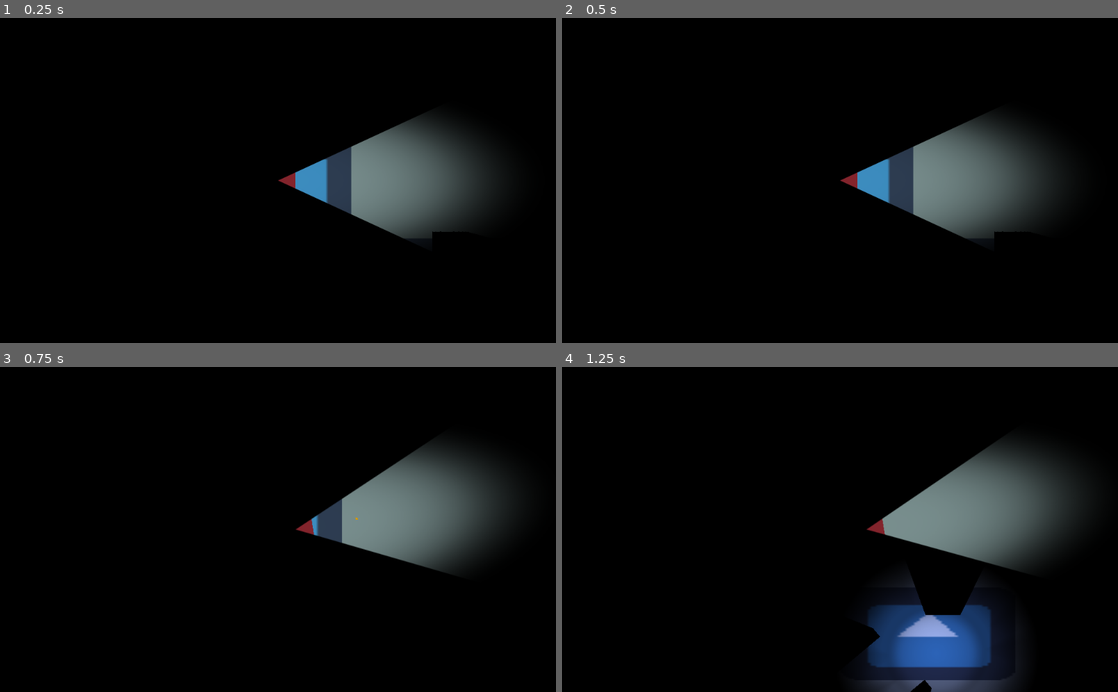
Above: before the commit, frames 1-4 (two rows, left to right).
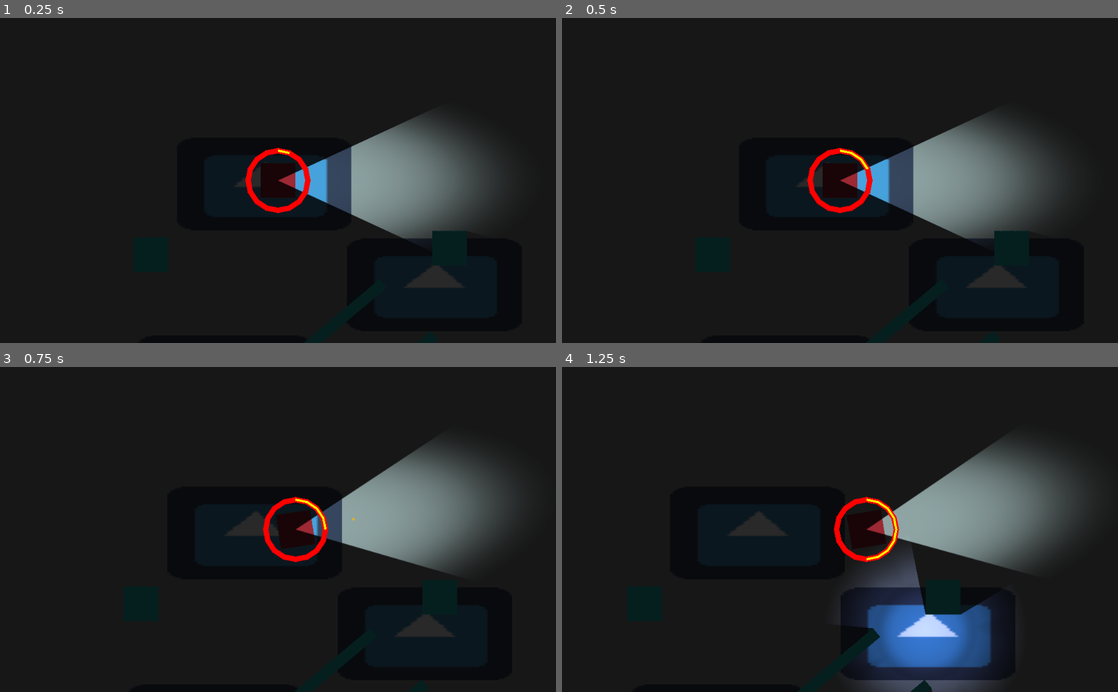
Above: after the commit, the same moments.

Repository: ghfox/overheadpoc
Game: Godot game, scene res://Scn/Room.tscn
Same seed, same stepped clock (60 frames per second), same inputs: the game is played once before the commit and once after it. The engine's default icon, where the game draws it, is replaced by a stand-in: a white triangle on a blue panel in a dark square.
Inputs (mouse positions are in pixels of both pictures, inside the frame that each line leads up to):
- Up to frame 1 (0.25 s): no input
- Up to frame 2 (0.5 s): no input
- Up to frame 3 (0.75 s): tap Enter at 0.5 s; move the mouse to (400, 513) at 0.52 s; hold D from 0.53 s (still down); click (400, 513) at 0.6 s
- Up to frame 4 (1.25 s): keep holding D

The runs differ from the first frame. In frame 1, 10% of the frame differs, in the area x 24-90%, y 39-100%; in frame 2, 10%; in frame 3, 10%; in frame 4, 13%, in the area x 11-83%, y 39-100%.

Commit message:
reload anims

Diff:
--- /dev/null
+++ b/Scn/ReloadAnim.tscn
@@ -0,0 +1,9 @@
+[gd_scene load_steps=2 format=2]
+
+[ext_resource path="res://Scr/ReloadAnim.gd" type="Script" id=1]
+
+[node name="ReloadAnim" type="Node2D"]
+script = ExtResource( 1 )
+
+[node name="Timer" type="Timer" parent="."]
+one_shot = true
--- a/Scn/Room.tscn
+++ b/Scn/Room.tscn
@@ -1,10 +1,11 @@
-[gd_scene load_steps=6 format=2]
+[gd_scene load_steps=7 format=2]
 
 [ext_resource path="res://Scn/Player.tscn" type="PackedScene" id=1]
 [ext_resource path="res://Scn/Wall.tscn" type="PackedScene" id=2]
 [ext_resource path="res://Spr/background.png" type="Texture" id=3]
 [ext_resource path="res://icon.png" type="Texture" id=4]
 [ext_resource path="res://Scn/BlinkingLight.tscn" type="PackedScene" id=5]
+[ext_resource path="res://Scn/ReloadAnim.tscn" type="PackedScene" id=6]
 
 [node name="Room" type="Node2D"]
 
@@ -30,25 +31,25 @@
 scale = Vector2( 5.02537, 2.66855 )
 texture = ExtResource( 4 )
 
-[node name="Walls" type="Node2D" parent="."]
+[node name="Wall" type="Node2D" parent="."]
 
-[node name="Wall" parent="Walls" instance=ExtResource( 2 )]
+[node name="Wall" parent="Wall" instance=ExtResource( 2 )]
 position = Vector2( 729.176, 262.246 )
 
-[node name="Wall2" parent="Walls" instance=ExtResource( 2 )]
+[node name="Wall2" parent="Wall" instance=ExtResource( 2 )]
 position = Vector2( 179.222, 274.26 )
 
-[node name="Wall3" parent="Walls" instance=ExtResource( 2 )]
+[node name="Wall3" parent="Wall" instance=ExtResource( 2 )]
 position = Vector2( 503.71, 413.922 )
 rotation = -0.698505
 scale = Vector2( 4.21804, -0.32468 )
 
-[node name="Wall4" parent="Walls" instance=ExtResource( 2 )]
+[node name="Wall4" parent="Wall" instance=ExtResource( 2 )]
 position = Vector2( 598.864, 509.149 )
 rotation = -0.698505
 scale = Vector2( 4.21804, -0.32468 )
 
-[node name="Wall5" parent="Walls" instance=ExtResource( 2 )]
+[node name="Wall5" parent="Wall" instance=ExtResource( 2 )]
 position = Vector2( 364.105, 604.244 )
 rotation = -0.0226519
 scale = Vector2( 4.21804, -0.32468 )
@@ -59,7 +60,7 @@
 [node name="Lights" type="Node2D" parent="."]
 
 [node name="BlinkingLight2" parent="Lights" instance=ExtResource( 5 )]
-position = Vector2( 724.288, 369.057 )
+position = Vector2( 704.071, 328.624 )
 scale = Vector2( 0.379221, 0.370944 )
 
 [node name="BlinkingLight" parent="Lights" instance=ExtResource( 5 )]
@@ -67,4 +68,10 @@
 scale = Vector2( 0.379221, 0.370944 )
 
 [node name="CanvasModulate" type="CanvasModulate" parent="."]
-color = Color( 0.00392157, 0.00392157, 0.00392157, 1 )
+color = Color( 0.164706, 0.164706, 0.164706, 1 )
+
+[node name="LayerUnMod" type="CanvasLayer" parent="."]
+follow_viewport_enable = true
+
+[node name="ReloadAnim" parent="LayerUnMod" instance=ExtResource( 6 )]
+position = Vector2( 574.387, 123.678 )
--- a/Scn/Wall.tscn
+++ b/Scn/Wall.tscn
@@ -1,12 +1,12 @@
 [gd_scene load_steps=4 format=2]
 
-[ext_resource path="res://Spr/sqr_black.png" type="Texture" id=1]
+[ext_resource path="res://Spr/sqr_blue.png" type="Texture" id=1]
 
 [sub_resource type="RectangleShape2D" id=1]
 extents = Vector2( 32, 32 )
 
 [sub_resource type="OccluderPolygon2D" id=2]
-polygon = PoolVector2Array( -32, -32, 32, -32, 32, 32, -32, 32 )
+polygon = PoolVector2Array( -32, 32, 32, 32, 32, -32, -32, -32 )
 
 [node name="Wall" type="Node2D"]
 
@@ -16,8 +16,6 @@
 shape = SubResource( 1 )
 
 [node name="Sprite" type="Sprite" parent="."]
-position = Vector2( 0, 0.794594 )
-scale = Vector2( 1, 0.987584 )
 texture = ExtResource( 1 )
 
 [node name="LightOccluder2D" type="LightOccluder2D" parent="Sprite"]
--- a/Scr/Player.gd
+++ b/Scr/Player.gd
@@ -2,13 +2,16 @@
 
 var move = Vector2(0,0)
 var playerBullet = preload("res://Scn/PlayerBullet.tscn")
+var reloadAnim = preload("res://Scn/ReloadAnim.tscn")
 
 var focusAbilityPressed = false
 
 func _ready():
+	Inventory.player = self
 	print(Inventory.pack)
 	print(Inventory.pocket)
 	print(Inventory.hand)
+
 func _process(_delta):
 	rotation = Controller.getCursorAngle(get_global_position(),get_global_mouse_position())
 	move = Controller.getMove() * (StatStore.MAX_SPEED)
@@ -32,8 +35,15 @@
 func _input(_event):
 	if(Input.is_action_just_pressed(Controller.actionFocusAbility)):
 		focusActive()
-	if(Input.is_action_just_released(Controller.actionFocusAbility)):
+	elif(Input.is_action_just_released(Controller.actionFocusAbility)):
 		focusInactive()
+	elif(Input.is_action_just_pressed(Controller.actionReload)):
+		reload()
+
+func reload():
+	print("reload")
+	var reload = reloadAnim.instance()
+	get_parent().get_node("LayerUnMod").add_child(reload)
 
 func focusActive():
 	Engine.time_scale = 0.5
--- a/Scr/PlayerBullet.gd
+++ b/Scr/PlayerBullet.gd
@@ -19,3 +19,4 @@
 
 func _on_Timer_timeout():
 	get_parent().remove_child(self)
+	call_deferred("free")
--- /dev/null
+++ b/Scr/ReloadAnim.gd
@@ -0,0 +1,45 @@
+extends Node2D
+
+var segs = 16.0
+var pointsArcOuter = PoolVector2Array()
+var pointsArcInner = []
+var time = 2.5
+var complete = 0
+var incolor = Color.yellow
+
+func _ready():
+	$Timer.start(time)
+	var center = Vector2(0,0)
+	for i in range(segs+1):
+		var angle_point = deg2rad(i * 360 / (segs) - 90)
+		pointsArcOuter.insert(i, center + Vector2(cos(angle_point), sin(angle_point)) * 50)
+		pointsArcOuter.insert(i+1, center + Vector2(cos(angle_point), sin(angle_point)) * 60)
+		pointsArcInner.insert(i, center + Vector2(cos(angle_point), sin(angle_point)) * 53)
+		pointsArcInner.insert(i+1, center + Vector2(cos(angle_point), sin(angle_point)) * 57)
+
+func _draw():
+	drawCoord(Color.red, pointsArcOuter)
+	if(complete >= 1):
+		drawCoord(incolor, PoolVector2Array(
+			pointsArcInner.slice(0,complete)+pointsArcInner.slice(
+				pointsArcInner.size()-complete-1,pointsArcInner.size()-1
+				)
+		))
+
+func drawCoord(color, segpointsarr):
+	var colors = PoolColorArray([color])
+	draw_polygon(segpointsarr, colors)
+
+func _process(_delta):
+	position = Inventory.player.position
+	complete = int(((time - $Timer.time_left) / time) * segs)
+	if(segs != complete):
+		if(complete > segs/2):
+			incolor = Color.black
+		update()
+	else:
+		reload()
+
+func reload():
+	print("a reload should occur")
+	call_deferred("free")
--- a/Singletons/Controller.gd
+++ b/Singletons/Controller.gd
@@ -10,6 +10,7 @@
 #state vars
 var actionFocusAbility = "focus_ability"
 var actionAttack = "attack"
+var actionReload = "reload"
 #Movement keybinds
 var pressUp
 var pressDown
@@ -29,6 +30,7 @@
 func _ready():
 	InputMap.add_action(actionFocusAbility)
 	InputMap.add_action(actionAttack)
+	InputMap.add_action(actionReload)
 	#we should check for a config file here.
 	default()
 	pass
@@ -57,6 +59,9 @@
 	InputMap.action_erase_events(actionAttack)
 	InputMap.action_add_event(actionAttack,create_mouse_event(BUTTON_LEFT))
 	InputMap.action_add_event(actionAttack,create_axis_event(7))
+	InputMap.action_erase_events(actionReload)
+	InputMap.action_add_event(actionReload,create_key_event(KEY_R))
+	InputMap.action_add_event(actionReload,create_joy_event(2))
 
 #Player called funcs
 
--- a/Singletons/Inventory.gd
+++ b/Singletons/Inventory.gd
@@ -8,6 +8,7 @@
 var pack = {}
 var pocket = [Nothing.new(),Nothing.new(),Nothing.new(),Nothing.new()]
 var hand = Nothing.new()
+var player
 
 #remember all built-in types are passed as value, EXCEPT arrays & dicts
 
--- a/Singletons/ItemStore.gd
+++ b/Singletons/ItemStore.gd
@@ -24,7 +24,7 @@
 		"fmj" : {
 			"dam" : 1,
 			"pen" : 40,
-			"spd" : 100
+			"spd" : 50
 		},
 		"hp" : {
 			"dam" : 45,
Binary file added: Spr/sqr_blue.png
Not shown, added: Spr/sqr_blue.png.import
